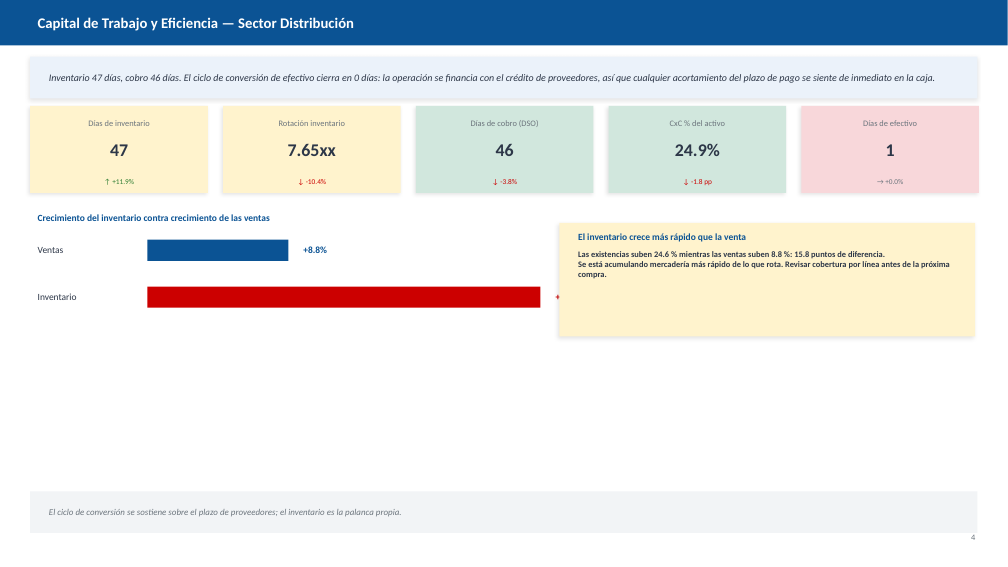
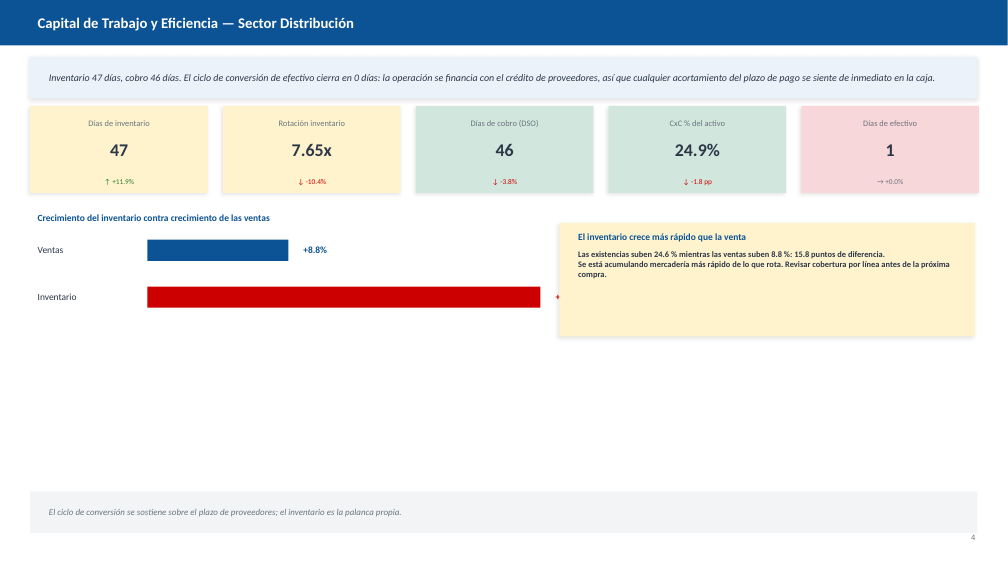
Before and after one commit to Fjgl96/Fjgl96.github.io, a slide deck: slide 4 of assets/demo/reporte-ejecutivo/reporte.pptx. Drawn at 1008x567 pixels with LibreOffice and Linux fonts; fonts in the diff are those of the drawing. Boxes give left, top, right and bottom in pixels: in the first picture for what was removed or moved away, otherwise in the second. Text is boxed around its words. In the diff, an @@ line names an element or a change of style, - is before the commit and + after.

```diff
--- a/assets/demo/reporte-ejecutivo/reporte.pptx
+++ b/assets/demo/reporte-ejecutivo/reporte.pptx
@@ text at (x1=292, y1=144, x2=332, y2=156): text changed @@
-7.65xx
+7.65x
```
Also in this commit, not shown: 4 other slides changed, 16 other files.
